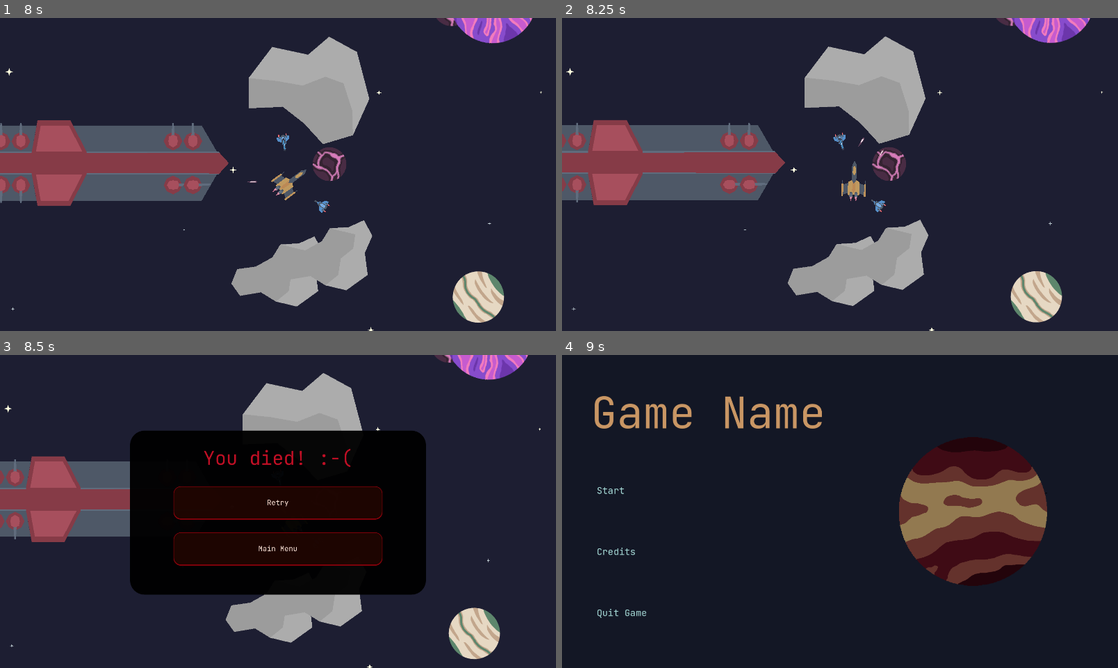
Above: before the commit, frames 1-4 (two rows, left to right).
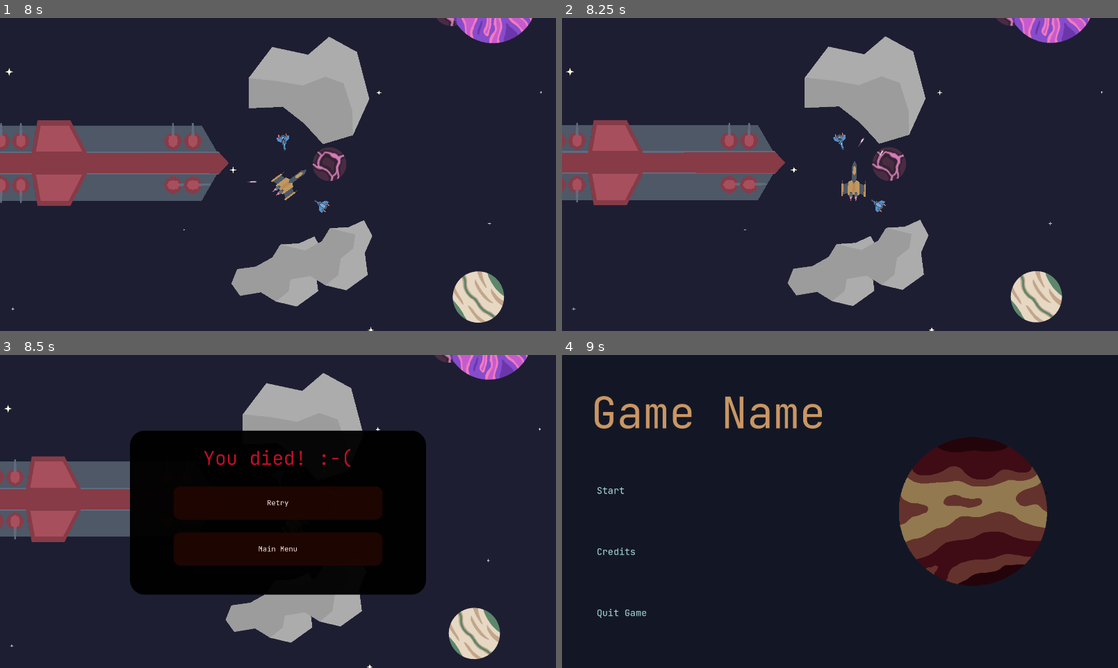
Above: after the commit, the same moments.

Repository: antax02/Ludum-Dare-58
Game: Godot game, scene res://scenes/ui/main_menu.tscn
The game is run twice, just before and just after one commit, with the same random seed, the same clock (stepped at 60 frames per second) and the same inputs. The engine's default icon, where the game draws it, is replaced by a stand-in: a white triangle on a blue panel in a dark square.
Inputs (mouse positions are in pixels of both pictures, inside the frame that each line leads up to):
- Up to frame 1 (8 s): click "Start" at 0.5 s; move the mouse to (400, 158) at 1.27 s; hold Space (thrust) 1.28-2.03 s; hold Right mouse button (dash) 1.28-2.03 s; move the mouse to (166, 190) at 2.02 s; click (166, 190) at 2.1 s; move the mouse to (333, 105) at 2.77 s; hold Right mouse button (dash) 2.78-3.53 s; hold Space (thrust) 2.78-4.28 s; move the mouse to (250, 237) at 3.52 s; click (250, 237) at 3.6 s; move the mouse to (444, 221) at 4.27 s; hold Right mouse button (dash) 4.28-5.03 s; move the mouse to (111, 127) at 5.02 s; click (111, 127) at 5.1 s; move the mouse to (305, 174) at 5.77 s; hold Right mouse button (dash) 5.78-6.53 s; move the mouse to (194, 96) at 6.52 s; hold Space (thrust) from 6.53 s (still down); click (194, 96) at 6.6 s; move the mouse to (400, 158) at 7.27 s; hold Right mouse button (dash) from 7.28 s (still down)
- Up to frame 2 (8.25 s): keep holding Space (thrust); move the mouse to (728, 190) at 8.02 s; release Right mouse button (dash) at 8.03 s; click (728, 190) at 8.1 s
- Up to frame 3 (8.5 s): keep holding Space (thrust)
- Up to frame 4 (9 s): release Space (thrust) at 8.75 s; click "Main Menu" at 8.75 s

Frames 1-2 are identical in both runs. In frame 3, 0.6% of the frame differs, in the area x 31-69%, y 42-68%; in frame 4, nothing differs.

Commit message:
Move level scenes to levels directory
Level scenes have been reorganized into a dedicated 'scenes/levels' directory for better project structure. References to level scenes in scripts and UI have been updated accordingly. Also, improved death screen button hover styles.

Diff:
--- a/scenes/level_2.tscn
+++ /dev/null
@@ -1,38 +0,0 @@
-[gd_scene load_steps=10 format=3 uid="uid://85vgcgrse4mm"]
-
-[ext_resource type="PackedScene" uid="uid://dlukhtdc5xlsr" path="res://scenes/player.tscn" id="1_6cvei"]
-[ext_resource type="PackedScene" uid="uid://bsttj07uh4amy" path="res://scenes/enemies/enemy.tscn" id="2_que50"]
-[ext_resource type="PackedScene" uid="uid://c5enivskelk3f" path="res://scenes/enemies/charge_enemy.tscn" id="3_hey2k"]
-[ext_resource type="PackedScene" uid="uid://dp0fvfymjk8d1" path="res://scenes/enviorment/enviorment.tscn" id="4_172wr"]
-[ext_resource type="PackedScene" uid="uid://bgnv5cfrcvbxm" path="res://scenes/enviorment/star_01.tscn" id="5_g2hoc"]
-[ext_resource type="PackedScene" uid="uid://dbflqjs1eqg7f" path="res://scenes/enviorment/star_02.tscn" id="6_fldb1"]
-[ext_resource type="PackedScene" uid="uid://cord2n1qox8nr" path="res://scenes/enviorment/asteroid_01.tscn" id="7_guvtl"]
-[ext_resource type="PackedScene" uid="uid://dtmq1kbcfmtda" path="res://scenes/bosses/gunship.tscn" id="8_igmy8"]
-[ext_resource type="PackedScene" uid="uid://b1jmqixrhgh6r" path="res://scenes/ui/death.tscn" id="9_wdtqu"]
-
-[node name="World" type="Node2D"]
-
-[node name="Player" parent="." instance=ExtResource("1_6cvei")]
-position = Vector2(3, 18)
-
-[node name="Enemy" parent="." instance=ExtResource("2_que50")]
-position = Vector2(431, -14)
-
-[node name="Enemy2" parent="." instance=ExtResource("3_hey2k")]
-position = Vector2(205, -173)
-
-[node name="Enviorment" parent="." instance=ExtResource("4_172wr")]
-stars = Array[PackedScene]([ExtResource("5_g2hoc"), ExtResource("6_fldb1")])
-
-[node name="Asteroid01" parent="." instance=ExtResource("7_guvtl")]
-visible = false
-position = Vector2(506, 178)
-
-[node name="Gunship" parent="." instance=ExtResource("8_igmy8")]
-visible = false
-position = Vector2(-495, -164)
-
-[node name="CanvasLayer" type="CanvasLayer" parent="."]
-
-[node name="Death" parent="CanvasLayer" groups=["death"] instance=ExtResource("9_wdtqu")]
-visible = false
--- /dev/null
+++ b/scenes/levels/level_2.tscn
@@ -0,0 +1,42 @@
+[gd_scene load_steps=11 format=3 uid="uid://85vgcgrse4mm"]
+
+[ext_resource type="PackedScene" uid="uid://dlukhtdc5xlsr" path="res://scenes/player.tscn" id="1_qsp8v"]
+[ext_resource type="PackedScene" uid="uid://bsttj07uh4amy" path="res://scenes/enemies/enemy.tscn" id="2_nt80m"]
+[ext_resource type="PackedScene" uid="uid://c5enivskelk3f" path="res://scenes/enemies/charge_enemy.tscn" id="3_brxtv"]
+[ext_resource type="PackedScene" uid="uid://dp0fvfymjk8d1" path="res://scenes/enviorment/enviorment.tscn" id="4_tv7cl"]
+[ext_resource type="PackedScene" uid="uid://bgnv5cfrcvbxm" path="res://scenes/enviorment/star_01.tscn" id="5_r88tb"]
+[ext_resource type="PackedScene" uid="uid://dbflqjs1eqg7f" path="res://scenes/enviorment/star_02.tscn" id="6_1yj8c"]
+[ext_resource type="PackedScene" uid="uid://cord2n1qox8nr" path="res://scenes/enviorment/asteroid_01.tscn" id="7_ndlae"]
+[ext_resource type="PackedScene" uid="uid://dtmq1kbcfmtda" path="res://scenes/bosses/gunship.tscn" id="8_v8d84"]
+[ext_resource type="PackedScene" uid="uid://b1jmqixrhgh6r" path="res://scenes/ui/death.tscn" id="9_gw1l3"]
+[ext_resource type="PackedScene" uid="uid://bu470xwrb73hy" path="res://scenes/exit.tscn" id="10_p4se4"]
+
+[node name="World" type="Node2D"]
+
+[node name="Player" parent="." instance=ExtResource("1_qsp8v")]
+position = Vector2(3, 18)
+
+[node name="Enemy" parent="." instance=ExtResource("2_nt80m")]
+position = Vector2(431, -14)
+
+[node name="Enemy2" parent="." instance=ExtResource("3_brxtv")]
+position = Vector2(205, -173)
+
+[node name="Enviorment" parent="." instance=ExtResource("4_tv7cl")]
+stars = Array[PackedScene]([ExtResource("5_r88tb"), ExtResource("6_1yj8c")])
+
+[node name="Asteroid01" parent="." instance=ExtResource("7_ndlae")]
+visible = false
+position = Vector2(506, 178)
+
+[node name="Gunship" parent="." instance=ExtResource("8_v8d84")]
+visible = false
+position = Vector2(-495, -164)
+
+[node name="CanvasLayer" type="CanvasLayer" parent="."]
+
+[node name="Death" parent="CanvasLayer" groups=["death"] instance=ExtResource("9_gw1l3")]
+visible = false
+
+[node name="ExitZone" parent="." instance=ExtResource("10_p4se4")]
+position = Vector2(-1, 338)
--- /dev/null
+++ b/scenes/levels/level_3.tscn
@@ -0,0 +1,41 @@
+[gd_scene load_steps=11 format=3 uid="uid://cbry1nprs0bwf"]
+
+[ext_resource type="PackedScene" uid="uid://dlukhtdc5xlsr" path="res://scenes/player.tscn" id="1_pimnq"]
+[ext_resource type="PackedScene" uid="uid://bsttj07uh4amy" path="res://scenes/enemies/enemy.tscn" id="2_2bnyt"]
+[ext_resource type="PackedScene" uid="uid://c5enivskelk3f" path="res://scenes/enemies/charge_enemy.tscn" id="3_n6eey"]
+[ext_resource type="PackedScene" uid="uid://dp0fvfymjk8d1" path="res://scenes/enviorment/enviorment.tscn" id="4_qi5uv"]
+[ext_resource type="PackedScene" uid="uid://bgnv5cfrcvbxm" path="res://scenes/enviorment/star_01.tscn" id="5_f6egh"]
+[ext_resource type="PackedScene" uid="uid://dbflqjs1eqg7f" path="res://scenes/enviorment/star_02.tscn" id="6_t4txi"]
+[ext_resource type="PackedScene" uid="uid://cord2n1qox8nr" path="res://scenes/enviorment/asteroid_01.tscn" id="7_apo5x"]
+[ext_resource type="PackedScene" uid="uid://dtmq1kbcfmtda" path="res://scenes/bosses/gunship.tscn" id="8_josfm"]
+[ext_resource type="PackedScene" uid="uid://b1jmqixrhgh6r" path="res://scenes/ui/death.tscn" id="9_lgrx1"]
+[ext_resource type="PackedScene" uid="uid://bu470xwrb73hy" path="res://scenes/exit.tscn" id="10_2bnyt"]
+
+[node name="World" type="Node2D"]
+
+[node name="Player" parent="." instance=ExtResource("1_pimnq")]
+position = Vector2(3, 18)
+
+[node name="Enemy" parent="." instance=ExtResource("2_2bnyt")]
+position = Vector2(431, -14)
+
+[node name="Enemy2" parent="." instance=ExtResource("3_n6eey")]
+position = Vector2(205, -173)
+
+[node name="Enviorment" parent="." instance=ExtResource("4_qi5uv")]
+position = Vector2(330, 112)
+stars = Array[PackedScene]([ExtResource("5_f6egh"), ExtResource("6_t4txi")])
+
+[node name="Asteroid01" parent="." instance=ExtResource("7_apo5x")]
+position = Vector2(-169, -103)
+
+[node name="Gunship" parent="." instance=ExtResource("8_josfm")]
+position = Vector2(-645, 361)
+
+[node name="CanvasLayer" type="CanvasLayer" parent="."]
+
+[node name="Death" parent="CanvasLayer" groups=["death"] instance=ExtResource("9_lgrx1")]
+visible = false
+
+[node name="ExitZone" parent="." instance=ExtResource("10_2bnyt")]
+position = Vector2(317, 407)
--- a/scenes/ui/death.tscn
+++ b/scenes/ui/death.tscn
@@ -12,16 +12,17 @@
 
 [sub_resource type="StyleBoxFlat" id="StyleBoxFlat_hwssb"]
 bg_color = Color(0.14982063, 0.027693724, 0.0035963478, 0.74509805)
-border_width_left = 2
-border_width_top = 2
-border_width_right = 2
-border_width_bottom = 4
-border_color = Color(0.5239852, 0.0059223925, 0.049076974, 1)
 corner_radius_top_left = 25
 corner_radius_top_right = 25
 corner_radius_bottom_right = 25
 corner_radius_bottom_left = 25
-corner_detail = 20
+
+[sub_resource type="StyleBoxFlat" id="StyleBoxFlat_bvjni"]
+bg_color = Color(0.25339368, 0, 0.0215356, 0.74509805)
+corner_radius_top_left = 25
+corner_radius_top_right = 25
+corner_radius_bottom_right = 25
+corner_radius_bottom_left = 25
 
 [node name="Death" type="Control"]
 layout_mode = 3
@@ -85,7 +86,7 @@
 theme_override_fonts/font = ExtResource("2_hwssb")
 theme_override_font_sizes/font_size = 25
 theme_override_styles/normal = SubResource("StyleBoxFlat_hwssb")
-theme_override_styles/pressed = SubResource("StyleBoxFlat_hwssb")
+theme_override_styles/hover = SubResource("StyleBoxFlat_bvjni")
 text = "Retry"
 
 [node name="main_menu" type="Button" parent="death_screen/MarginContainer/VBoxContainer/MarginContainer/buttons"]
@@ -96,7 +97,7 @@
 theme_override_fonts/font = ExtResource("2_hwssb")
 theme_override_font_sizes/font_size = 25
 theme_override_styles/normal = SubResource("StyleBoxFlat_hwssb")
-theme_override_styles/pressed = SubResource("StyleBoxFlat_hwssb")
+theme_override_styles/hover = SubResource("StyleBoxFlat_bvjni")
 text = "Main Menu
 "
 
--- a/scripts/death_screen.gd
+++ b/scripts/death_screen.gd
@@ -1,6 +1,6 @@
 extends Control
 
-const WORLD = preload("res://scenes/level_1.tscn")
+const WORLD = preload("res://scenes/levels/level_1.tscn")
 const MAIN_MENU = preload("res://scenes/ui/main_menu.tscn")
 
 func _on_retry_pressed() -> void:
--- a/scripts/exit_ui.gd
+++ b/scripts/exit_ui.gd
@@ -1,6 +1,6 @@
 extends Control
 
-const LEVEL_2 = preload("res://scenes/level_2.tscn")
+const LEVEL_2 = preload("res://scenes/levels/level_2.tscn")
 
 func _on_button_pressed() -> void:
-	get_tree().change_scene_to_file("res://scenes/level_2.tscn")
+	get_tree().change_scene_to_file("res://scenes/levels/level_2.tscn")
--- a/scripts/menu.gd
+++ b/scripts/menu.gd
@@ -1,6 +1,6 @@
 extends PanelContainer
 
-const WORLD = preload("res://scenes/level_1.tscn")
+const WORLD = preload("res://scenes/levels/level_1.tscn")
 @onready var play_button = $marign/layout/buttons/start
 @onready var credits_button = $marign/layout/buttons/credits
 @onready var quit_button = $marign/layout/buttons/quit
Renamed: scenes/level_1.tscn -> scenes/levels/level_1.tscn
Not shown: 1 places in scenes/ui/death.tscn that only renumber resources
